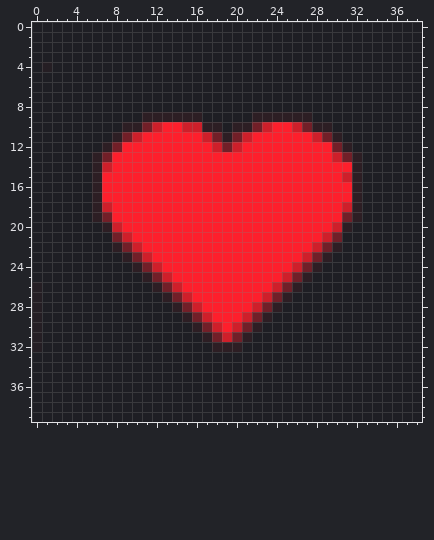
File history of a pixel-art sprite, app/src/main/res/drawable/like_full.png. This is how it looked before the edit.
The file is 39x40 pixels. Colours within 5 levels of each other are drawn and written as one.
New version:
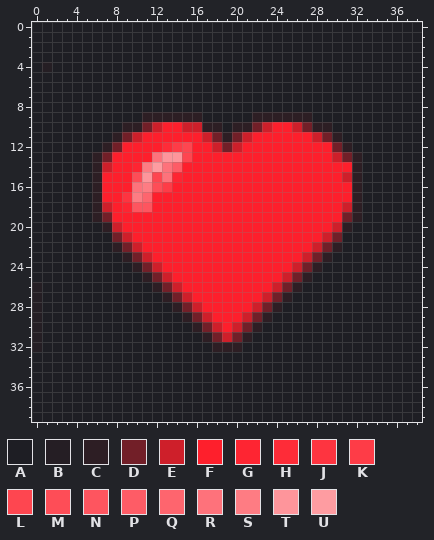
Palette (. is transparent): A #1e1e24  B #251e24  C #2d1e24  D #721f28  E #ce1f2a  F #fe1f2c  G #fe2532  H #fe2c38  J #fe3440  K #fe3c47  L #fe4650  M #fe4d57  N #fe555f  P #fe5c66  Q #fe656e  R #fe727b  S #fe7c83  T #fe959b  U #fe9ca1
From old to new:
y 12: x 13..15 FFF -> HKL
y 13: x 12..15 FFFF -> RTTL
y 14: x 10..14 FFFFF -> GSURP
y 15: x 10..14 FFFFF -> MTLRG
y 16: x 10..13 FFFF -> RSMK
y 17: x 9..11 FFF -> JSQ
y 18: x 9..11 FFF -> GNN
Changed places in both pictures, as pixel boxes (x1, y1, x2, y2):
changed: (122, 142, 192, 212)
